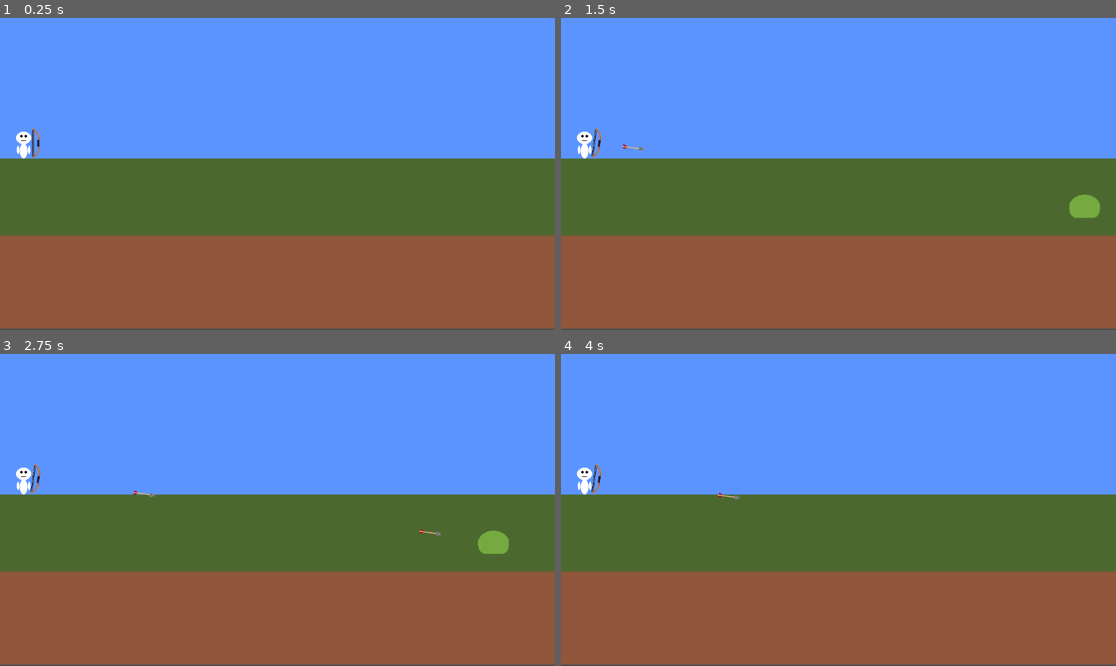
Above: before the commit, frames 1-4 (two rows, left to right).
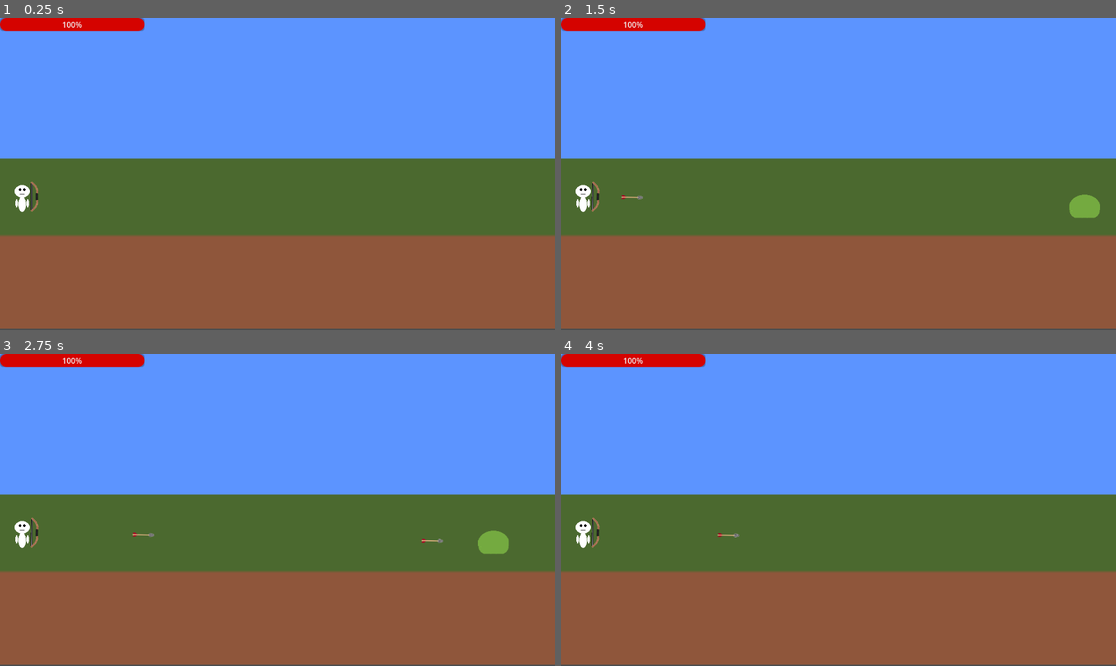
Above: after the commit, the same moments.

Repository: IcyOtter/idle-defense-game
Game: Godot game, scene res://Scene/world.tscn
Two runs of this game, one before a commit and one after it. Both use one fixed random seed, a clock stepped at 60 frames per second and the inputs below.
Inputs (mouse positions are in pixels of both pictures, inside the frame that each line leads up to):
- Up to frame 1 (0.25 s): no input
- Up to frame 2 (1.5 s): tap Enter at 0.5 s; move the mouse to (960, 158) at 0.52 s; press the mouse at (960, 158) at 0.53 s; move the mouse to (727, 189) at 1.27 s; release the mouse at (727, 189) at 1.28 s; tap Z (toggle_auto_fire) at 1.35 s
- Up to frame 3 (2.75 s): move the mouse to (333, 441) at 2.02 s; press the mouse at (333, 441) at 2.03 s
- Up to frame 4 (4 s): move the mouse to (810, 572) at 2.77 s; release the mouse at (810, 572) at 2.78 s; tap Z (toggle_auto_fire) at 2.85 s; move the mouse to (1005, 556) at 3.52 s; press the mouse at (1005, 556) at 3.53 s

The runs differ from the first frame. In frame 1, 1.6% of the frame differs, in the area x 0-27%, y 0-63%; in frame 2, 1.6%; in frame 3, 1.7%, in the area x 0-80%, y 0-63%; in frame 4, 1.6%.

Commit message:
- Created player health bar

Diff:
--- /dev/null
+++ b/Assets/Player/PlayerUI.tscn
@@ -0,0 +1,28 @@
+[gd_scene load_steps=3 format=3 uid="uid://w8ccwrkc6lga"]
+
+[ext_resource type="Script" uid="uid://coblu1qhfgtcg" path="res://Scripts/Player/PlayerUI.gd" id="1_qpci1"]
+
+[sub_resource type="StyleBoxFlat" id="StyleBoxFlat_bh77a"]
+bg_color = Color(0.83423626, 0.012552235, 7.70092e-07, 1)
+corner_radius_top_left = 15
+corner_radius_top_right = 15
+corner_radius_bottom_right = 15
+corner_radius_bottom_left = 15
+
+[node name="PlayerUI" type="CanvasLayer"]
+script = ExtResource("1_qpci1")
+
+[node name="Root" type="Control" parent="."]
+layout_mode = 3
+anchors_preset = 15
+anchor_right = 1.0
+anchor_bottom = 1.0
+grow_horizontal = 2
+grow_vertical = 2
+
+[node name="HealthBar" type="ProgressBar" parent="Root"]
+layout_mode = 0
+offset_right = 300.0
+offset_bottom = 27.0
+theme_override_styles/fill = SubResource("StyleBoxFlat_bh77a")
+value = 100.0
--- a/Scene/world.tscn
+++ b/Scene/world.tscn
@@ -1,9 +1,10 @@
-[gd_scene load_steps=6 format=3 uid="uid://dbpb11ikj2xfu"]
+[gd_scene load_steps=7 format=3 uid="uid://dbpb11ikj2xfu"]
 
 [ext_resource type="Texture2D" uid="uid://ctbrkxpyxfa6l" path="res://Assets/Terrain/dirtandgrass.png" id="1_emx41"]
 [ext_resource type="PackedScene" uid="uid://dg5tgildmyl0p" path="res://Assets/Player/player.tscn" id="3_ejll3"]
 [ext_resource type="Script" uid="uid://cfpdp5lgjg7x0" path="res://Scripts/Enemy/Spawner/EnemySpawner.gd" id="4_pcvp0"]
 [ext_resource type="Resource" uid="uid://doqfseeby5rwt" path="res://Scripts/Enemy/Spawner/Spawner Schedules/World1/Sched_World_01.tres" id="5_37axr"]
+[ext_resource type="PackedScene" uid="uid://w8ccwrkc6lga" path="res://Assets/Player/PlayerUI.tscn" id="5_pcvp0"]
 
 [sub_resource type="RectangleShape2D" id="RectangleShape2D_ejll3"]
 size = Vector2(1207, 20)
@@ -37,7 +38,7 @@
 shape = SubResource("RectangleShape2D_ejll3")
 
 [node name="Player" parent="." instance=ExtResource("3_ejll3")]
-position = Vector2(-527, -64)
+position = Vector2(-530, 47)
 
 [node name="EnemySpawner" type="Node2D" parent="." node_paths=PackedStringArray("spawn_points", "spawn_parent")]
 script = ExtResource("4_pcvp0")
@@ -49,3 +50,6 @@
 position = Vector2(536, 69)
 
 [node name="Enemies" type="Node2D" parent="EnemySpawner"]
+
+[node name="PlayerUI" parent="." node_paths=PackedStringArray("player") instance=ExtResource("5_pcvp0")]
+player = NodePath("../Player")
--- a/Scripts/Enemy/Spawner/Spawner Schedules/World1/Sched_World_01.tres
+++ b/Scripts/Enemy/Spawner/Spawner Schedules/World1/Sched_World_01.tres
@@ -1,11 +1,10 @@
-[gd_resource type="Resource" script_class="SpawnerSchedule" load_steps=5 format=3 uid="uid://doqfseeby5rwt"]
+[gd_resource type="Resource" script_class="SpawnerSchedule" load_steps=4 format=3 uid="uid://doqfseeby5rwt"]
 
 [ext_resource type="Script" uid="uid://ccf34efscwcbn" path="res://Scripts/Enemy/Spawner/SpawnerSchedule.gd" id="1_hmbb0"]
 [ext_resource type="Script" uid="uid://cq10vpcmrceij" path="res://Scripts/Enemy/Spawner/WaveData.gd" id="2_jgkr2"]
 [ext_resource type="Resource" uid="uid://bsa8cvvoar6xx" path="res://Scripts/Enemy/Spawner/Spawner Schedules/World1/Waves/Wave_01/Wave_01.tres" id="3_usgnb"]
-[ext_resource type="Resource" uid="uid://c8l7udva2j0ck" path="res://Scripts/Enemy/Spawner/Spawner Schedules/World1/Waves/Wave_02/Wave_02.tres" id="4_xnr4u"]
 
 [resource]
 script = ExtResource("1_hmbb0")
-waves = Array[ExtResource("2_jgkr2")]([ExtResource("3_usgnb"), ExtResource("4_xnr4u")])
+waves = Array[ExtResource("2_jgkr2")]([ExtResource("3_usgnb")])
 metadata/_custom_type_script = "uid://ccf34efscwcbn"
--- /dev/null
+++ b/Scripts/Player/PlayerUI.gd
@@ -0,0 +1,23 @@
+extends CanvasLayer
+class_name PlayerUI
+
+@export var player: Player
+
+@onready var health_bar: ProgressBar = $Root/HealthBar
+
+func _ready() -> void:
+	if player == null:
+		push_warning("PlayerUI: player not assigned.")
+		return
+
+	var health: PlayerHealth = player.get_node_or_null("PlayerHealth")
+	if health == null:
+		push_warning("PlayerUI: PlayerHealth node not found under player.")
+		return
+
+	_on_player_health_changed(health.current_health, health.max_health)
+	health.health_changed.connect(_on_player_health_changed)
+
+func _on_player_health_changed(current: int, max_health: int) -> void:
+	health_bar.max_value = max_health
+	health_bar.value = current
Not shown, added: Scripts/Player/PlayerUI.gd.uid
